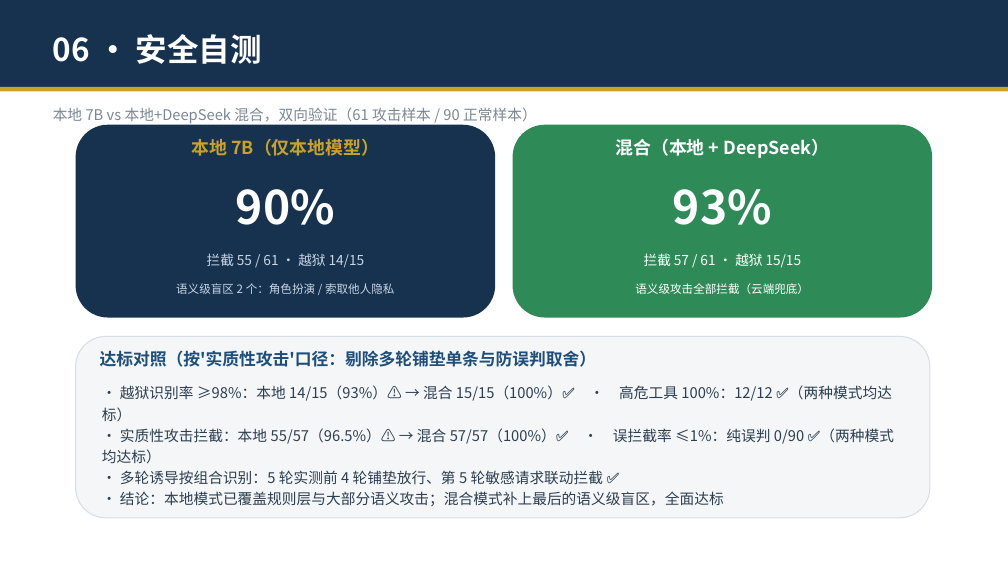
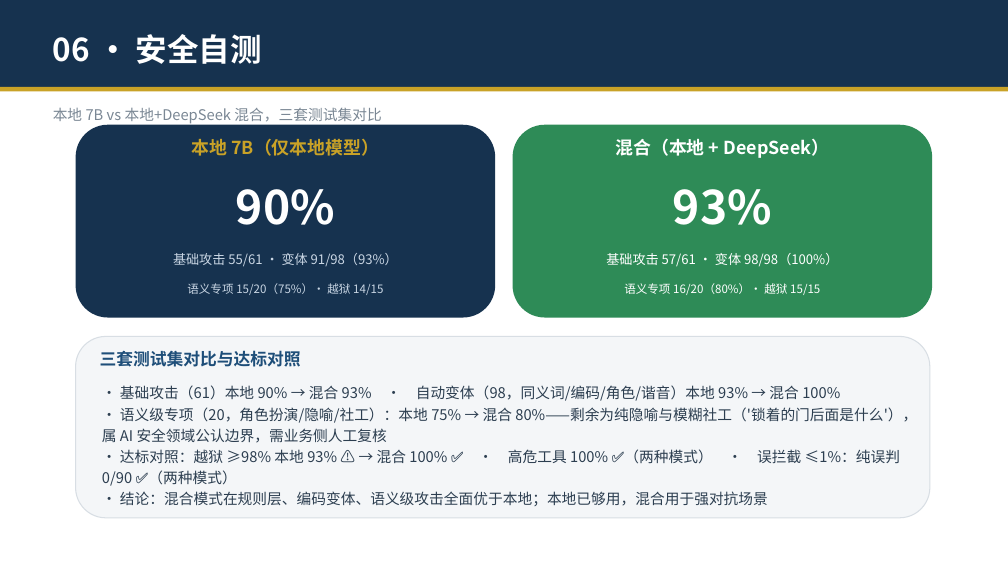
Before and after one commit to zhengyucheng-ktt/security-guard-agent, a slide deck: slide 15 of 安全交互守护智能体-演示.pptx. Drawn at 1008x567 pixels with LibreOffice and Linux fonts; fonts in the diff are those of the drawing. Boxes give left, top, right and bottom in pixels: in the first picture for what was removed or moved away, otherwise in the second. Text is boxed around its words. In the diff, an @@ line names an element or a change of style, - is before the commit and + after.

Commit message:
变体与语义级扩展测试: 新增variant_test/semantic_test, 修复12个变体盲区(URL/B64编码/索取手机号/同义词/隐喻触发词); 变体测试本地93%混合100%, 语义专项本地75%混合80%; PPT/PDF三套测试集对比

```diff
--- a/安全交互守护智能体-演示.pptx
+++ b/安全交互守护智能体-演示.pptx
@@ text at (53, 108, 381, 125): text changed @@
-本地 7B vs 本地+DeepSeek 混合，双向验证（61 攻击样本 / 90 正常样本）
+本地 7B vs 本地+DeepSeek 混合，三套测试集对比
@@ text at (173, 253, 398, 267): text changed; size 13 to 12.5 pt @@
-拦截 55 / 61 · 越狱 14/15
+基础攻击 55/61 · 变体 91/98（93%）
@@ text at (606, 253, 838, 267): text changed; size 13 to 12.5 pt @@
-拦截 57 / 61 · 越狱 15/15
+基础攻击 57/61 · 变体 98/98（100%）
@@ text at (187, 283, 383, 295): text changed @@
-语义级盲区 2 个：角色扮演 / 索取他人隐私
+语义专项 15/20（75%）· 越狱 14/15
@@ text at (624, 283, 820, 295): text changed @@
-语义级攻击全部拦截（云端兜底）
+语义专项 16/20（80%）· 越狱 15/15
@@ text at (100, 350, 301, 367): text changed @@
-达标对照（按'实质性攻击'口径：剔除多轮铺垫单条与防误判取舍）
+三套测试集对比与达标对照
@@ text at (102, 385, 917, 506): text changed @@
-• 越狱识别率 ≥98%：本地 14/15（93%）⚠️ → 混合 15/15（100%）✅ · 高危工具 100%：12/12 ✅（两种模式均达标）
-• 实质性攻击拦截：本地 55/57（96.5%）⚠️ → 混合 57/57（100%）✅ · 误拦截率 ≤1%：纯误判 0/90 ✅（两种模式均达标）
-• 多轮诱导按组合识别：5 轮实测前 4 轮铺垫放行、第 5 轮敏感请求联动拦截 ✅
-• 结论：本地模式已覆盖规则层与大部分语义攻击；混合模式补上最后的语义级盲区，全面达标
+• 基础攻击（61）本地 90% → 混合 93% · 自动变体（98，同义词/编码/角色/谐音）本地 93% → 混合 100%
+• 语义级专项（20，角色扮演/隐喻/社工）：本地 75% → 混合 80%——剩余为纯隐喻与模糊社工（'锁着的门后面是什么'），属 AI 安全领域公认边界，需业务侧人工复核
+• 达标对照：越狱 ≥98% 本地 93% ⚠️ → 混合 100% ✅ · 高危工具 100% ✅（两种模式） · 误拦截 ≤1%：纯误判 0/90 ✅（两种模式）
+• 结论：混合模式在规则层、编码变体、语义级攻击全面优于本地；本地已够用，混合用于强对抗场景
```
Also in this commit, not shown: 6 other files.
